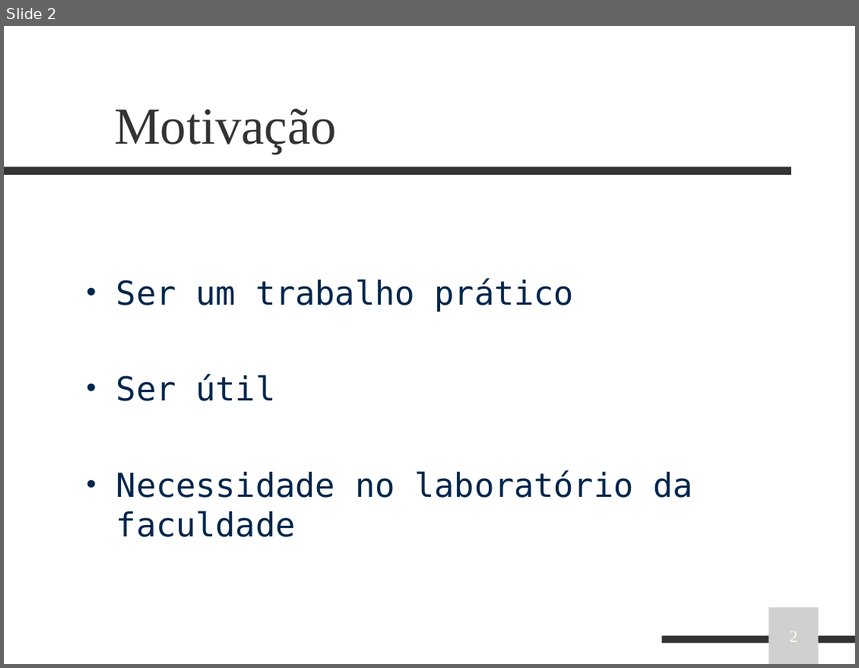
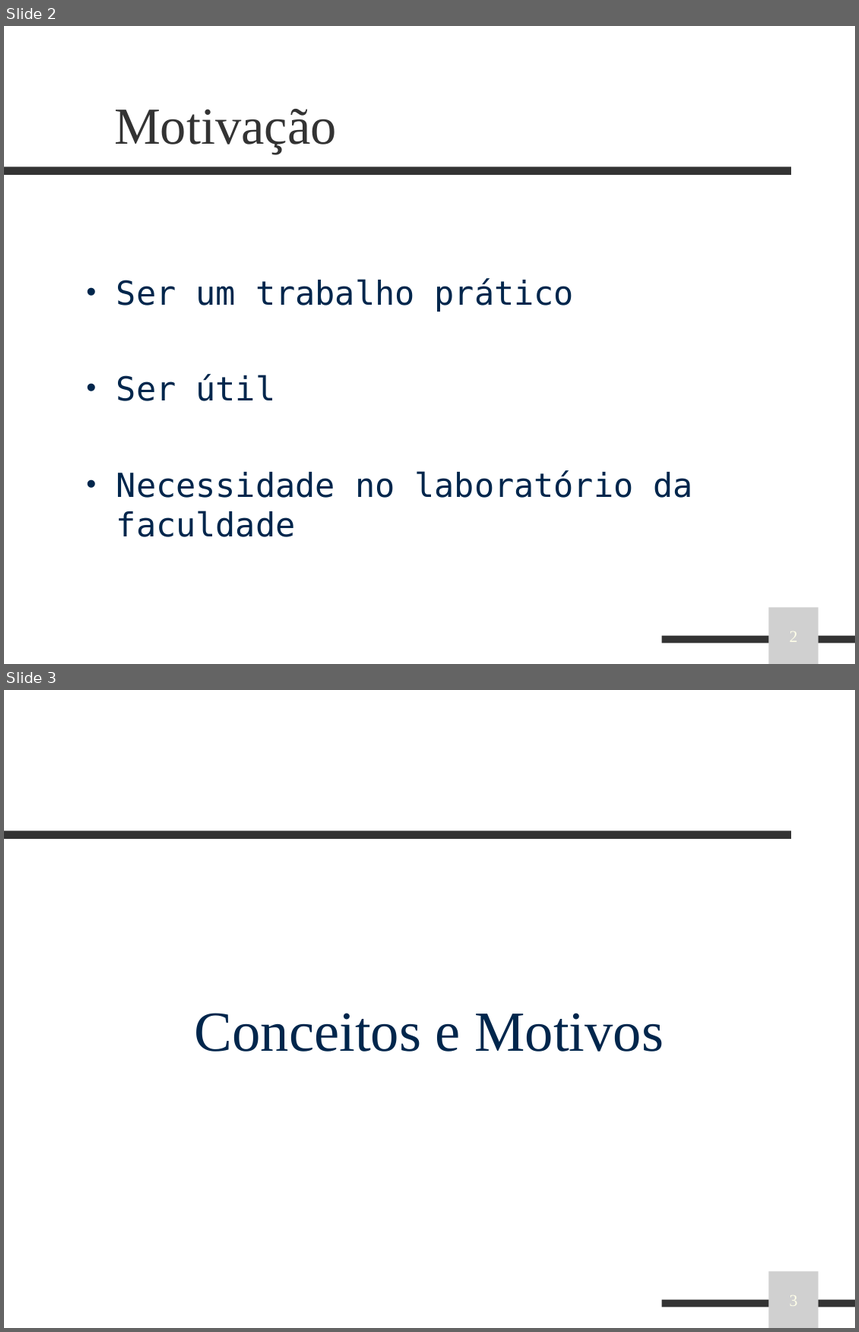
Before and after one commit to rennancockles/RealTimeMonitor, a slide deck: docs/apresentacao.ppt. Shown one above the other, each under a label of ours: slide 2 before the commit, slides 2 and 3 after it. The pictures are 859x668 and 859x1332 pixels, drawn with LibreOffice and Linux fonts; fonts in the diff are those of the drawing; grey boxes stand for pictures; background and template pictures are left out. Boxes give left, top, right and bottom in pixels: in the first picture for what was removed or moved away, otherwise in the second. Text is boxed around its words. In the diff, an @@ line names an element or a change of style, - is before the commit and + after.

```diff
--- a/docs/apresentacao.ppt
+++ b/docs/apresentacao.ppt
@@ slide 3 added at <box>4,690,855,1328</box>, background picture (left out); not listed: 2 template elements that a slide beside it also shows @@
@@ text added at <box>195,1013,664,1052</box>, 48 pt, text #00264C @@
+Conceitos e Motivos
@@ picture added at <box>769,1271,819,1328</box>, 14 pt, text #FFFFE9 @@
+3
```
Also in this commit, not shown: 19 other slides added, 16 slides removed, 1 other file.
